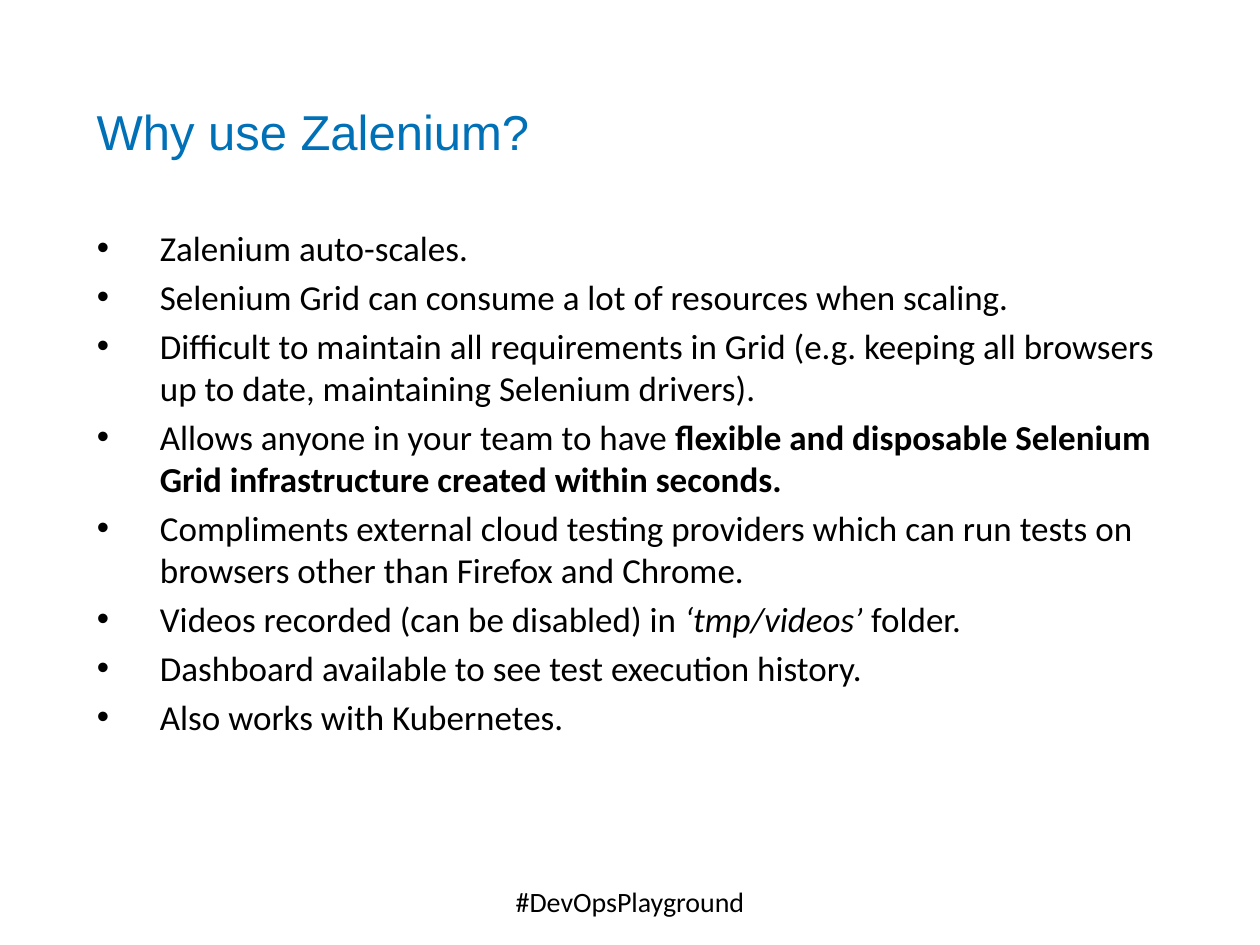
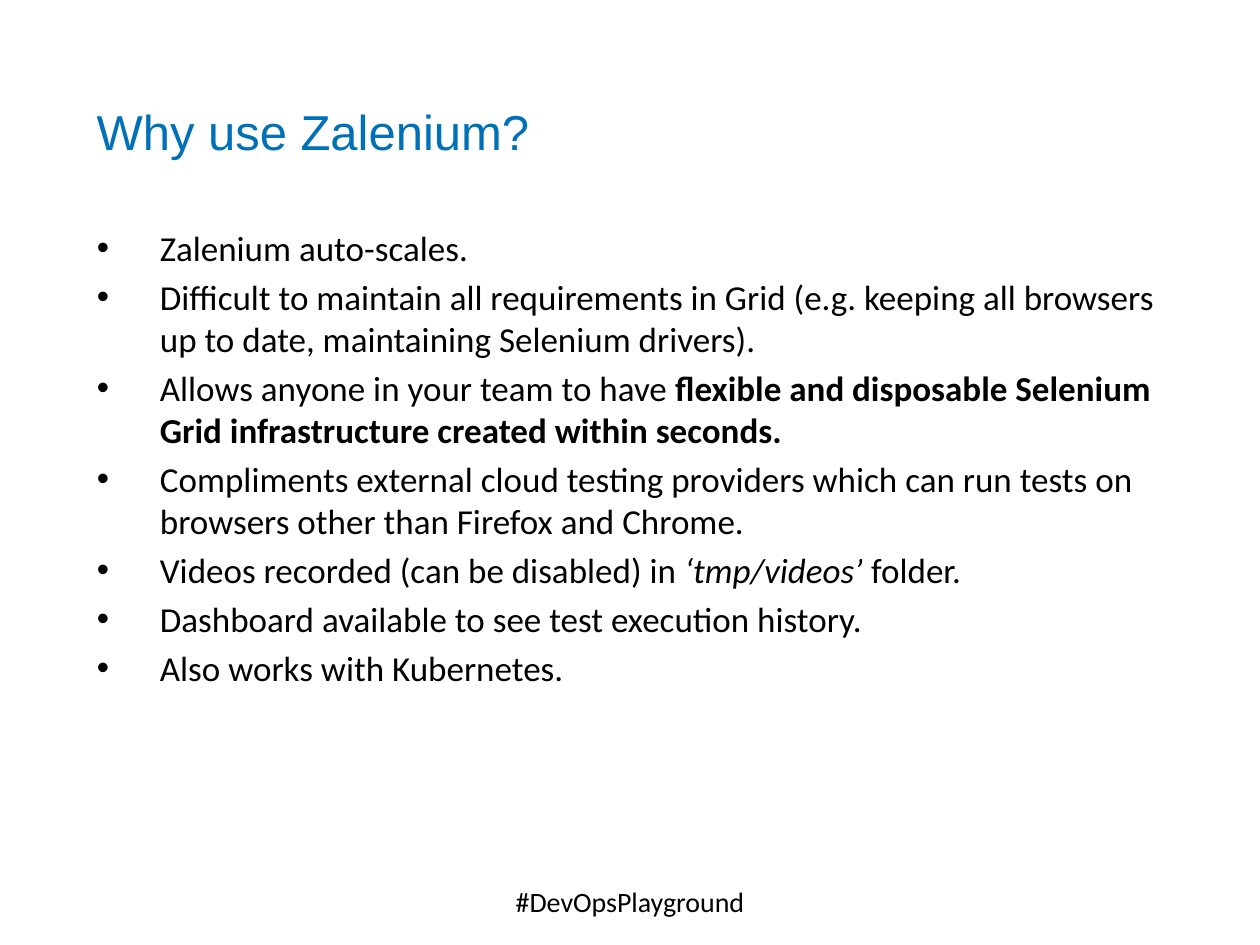
Before and after one commit to DevOpsPlayground/Hands-on-with-Selenium-Auto-Scaling-using-Docker-and-Zalenium, a slide deck: slide 11 of ECS_Digital_Template.pptx. Drawn at 1260x945 pixels with LibreOffice and Linux fonts; fonts in the diff are those of the drawing; background and template pictures are left out. Boxes give left, top, right and bottom in pixels: in the first picture for what was removed or moved away, otherwise in the second. Text is boxed around its words. In the diff, an @@ line names an element or a change of style, - is before the commit and + after.

Commit message:
Updating PP

```diff
--- a/ECS_Digital_Template.pptx
+++ b/ECS_Digital_Template.pptx
@@ text at (160, 285, 1008, 316): paragraph removed @@
-• Selenium Grid can consume a lot of resources when scaling.
```
